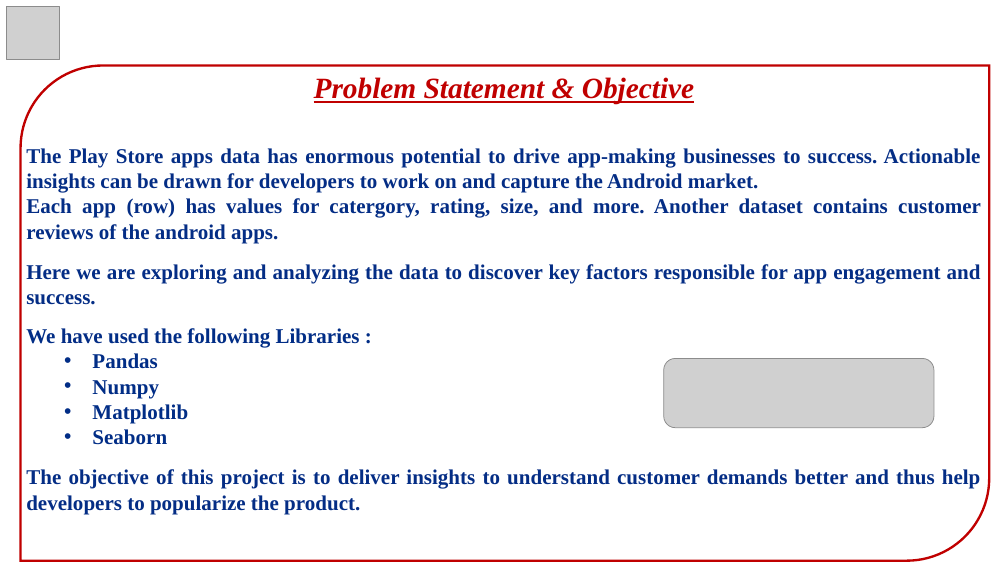
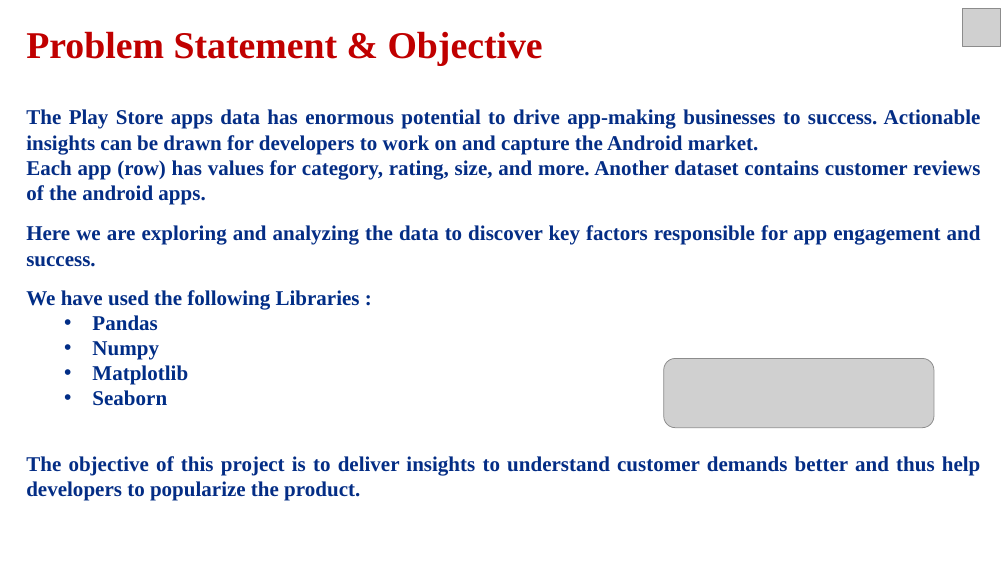
Before and after one commit to vivek16pawar/EDA-CAPSTONE, a slide deck: slide 3 of EDA_Presentation.pptx. Drawn at 1008x567 pixels with LibreOffice and Linux fonts; fonts in the diff are those of the drawing; grey boxes stand for pictures. Boxes give left, top, right and bottom in pixels: in the first picture for what was removed or moved away, otherwise in the second. Text is boxed around its words. In the diff, an @@ line names an element or a change of style, - is before the commit and + after.

Commit message:
Add files via upload
Presentation is successfully prepared.

```diff
--- a/EDA_Presentation.pptx
+++ b/EDA_Presentation.pptx
@@ picture removed at (7, 6, 60, 59) @@
@@ text "Problem Statement & Objective": place and size @@
-text "Problem Statement & Objective" at (26, 77, 981, 514)
+text "Problem Statement & Objective" at (26, 31, 981, 501)
@@ picture added at (963, 8, 1001, 47) @@
@@ text at (26, 31, 543, 66): size 28 to 36 pt, italic off, underline off in "Problem Statement & Objective"; alignment centre to left @@
@@ round diag rect removed at (20, 66, 989, 561) @@
@@ text at (26, 160, 980, 205): text changed @@
-Each app (row) has values for catergory, rating, size, and more. Another dataset contains customer reviews of the android apps.
+Each app (row) has values for category, rating, size, and more. Another dataset contains customer reviews of the android apps.
```
Also in this commit, not shown: 8 other slides changed, 13 slides added, 19 slides removed.
